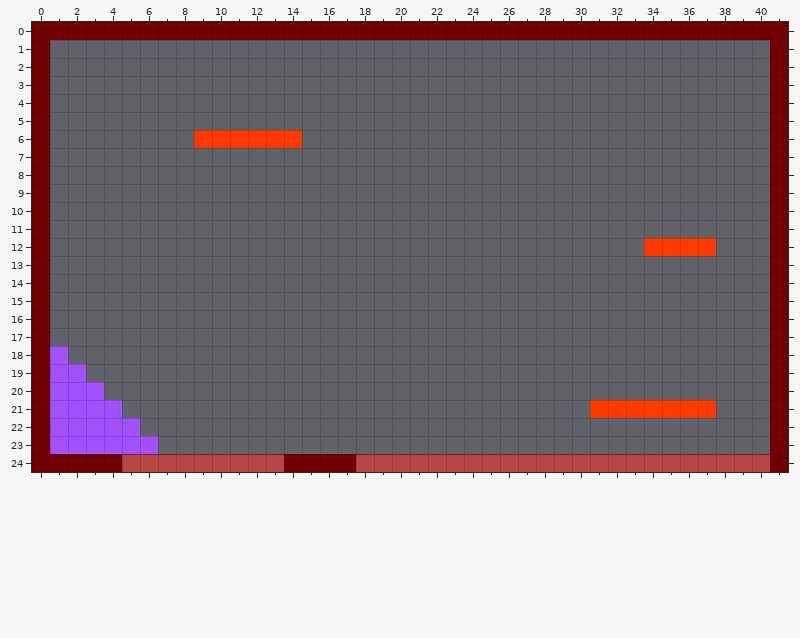
Two versions of a level (Tiled map, data/testmap.tmx). That is the earlier state.
Cells are 32x32 px. Shown: x 0..41, y 0..24. Tiles whose own drawing changed are shown in their newer look in all pictures.
And afterwards:
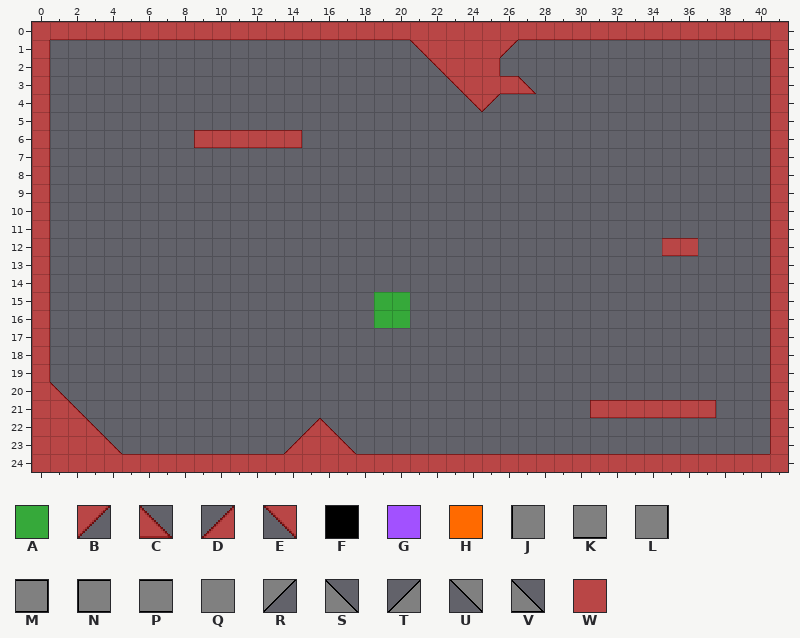
Key: from "Special tiles": A 1, B 4, C 5, D 6, E 7; from "Testset": F 0, G 1, H 3; from "Tiles": J 1, K 2, L 3, M 9, N 11, P 12, Q 15, R 16, S 17, T 18, U 19, V 25; from "special tiles": W 0.
_ is an empty cell.
See-through tiles are keyed as they look on the map.
The exact change:
{"where": "layer \"back\""}
{"y":0,"x":0,"old":"FFFFFFFFFFFFFFFFFFFFFFFFFFFFFFFFFFFFFFFFFF","new":"QKKKKKKKKKKKKKKKKKKKKQQQQQQKKKKKKKKKKKKKKQ"}
{"y":1,"x":0,"old":"F","new":"L"}
{"y":1,"x":21,"old":"______","new":"UQQQQR"}
{"y":1,"x":41,"old":"F","new":"J"}
{"y":2,"x":0,"old":"F","new":"L"}
{"y":2,"x":22,"old":"____","new":"UQQL"}
{"y":2,"x":41,"old":"F","new":"J"}
{"y":3,"x":0,"old":"F","new":"L"}
{"y":3,"x":23,"old":"_____","new":"UQQPV"}
{"y":3,"x":41,"old":"F","new":"J"}
{"y":4,"x":0,"old":"F","new":"L"}
{"y":4,"x":24,"old":"__","new":"UR"}
{"y":4,"x":41,"old":"F","new":"J"}
{"y":5,"x":0,"old":"F","new":"L"}
{"y":5,"x":41,"old":"F","new":"J"}
{"y":6,"x":0,"old":"F","new":"L"}
{"y":6,"x":9,"old":"HHHHHH","new":"NPPPPM"}
{"y":6,"x":41,"old":"F","new":"J"}
{"y":7,"x":0,"old":"F","new":"L"}
{"y":7,"x":41,"old":"F","new":"J"}
{"y":8,"x":0,"old":"F","new":"L"}
{"y":8,"x":41,"old":"F","new":"J"}
{"y":9,"x":0,"old":"F","new":"L"}
{"y":9,"x":41,"old":"F","new":"J"}
{"y":10,"x":0,"old":"F","new":"L"}
{"y":10,"x":41,"old":"F","new":"J"}
{"y":11,"x":0,"old":"F","new":"L"}
{"y":11,"x":41,"old":"F","new":"J"}
{"y":12,"x":0,"old":"F","new":"L"}
{"y":12,"x":34,"old":"HHHH","new":"_PP_"}
{"y":12,"x":41,"old":"F","new":"J"}
{"y":13,"x":0,"old":"F","new":"L"}
{"y":13,"x":41,"old":"F","new":"J"}
{"y":14,"x":0,"old":"F","new":"L"}
{"y":14,"x":41,"old":"F","new":"J"}
{"y":15,"x":0,"old":"F","new":"L"}
{"y":15,"x":41,"old":"F","new":"J"}
{"y":16,"x":0,"old":"F","new":"L"}
{"y":16,"x":41,"old":"F","new":"J"}
{"y":17,"x":0,"old":"F","new":"L"}
{"y":17,"x":41,"old":"F","new":"J"}
{"y":18,"x":0,"old":"F","new":"L"}
{"y":18,"x":41,"old":"F","new":"J"}
{"y":19,"x":0,"old":"F","new":"L"}
{"y":19,"x":41,"old":"F","new":"J"}
{"y":20,"x":0,"old":"F_","new":"QS"}
{"y":20,"x":41,"old":"F","new":"J"}
{"y":21,"x":0,"old":"F__","new":"QQS"}
{"y":21,"x":31,"old":"HHHHHHH","new":"NPPPPPM"}
{"y":21,"x":41,"old":"F","new":"J"}
{"y":22,"x":0,"old":"F___","new":"QQQS"}
{"y":22,"x":15,"old":"__","new":"TS"}
{"y":22,"x":41,"old":"F","new":"J"}
{"y":23,"x":0,"old":"F____","new":"QQQQS"}
{"y":23,"x":14,"old":"____","new":"TQQS"}
{"y":23,"x":41,"old":"F","new":"J"}
{"y":24,"x":0,"old":"FFFFF","new":"QQQQQ"}
{"y":24,"x":14,"old":"FFFF","new":"QQQQ"}
{"y":24,"x":41,"old":"F","new":"Q"}
{"where": "layer \"over\""}
{"y":18,"x":1,"old":"G","new":"_"}
{"y":19,"x":1,"old":"GG","new":"__"}
{"y":20,"x":1,"old":"GGG","new":"___"}
{"y":21,"x":1,"old":"GGGG","new":"____"}
{"y":22,"x":1,"old":"GGGGG","new":"_____"}
{"y":23,"x":1,"old":"GGGGGG","new":"______"}
{"where": "layer \"meta\""}
{"y":1,"x":21,"old":"______","new":"EWWWWB"}
{"y":2,"x":22,"old":"____","new":"EWWW"}
{"y":3,"x":23,"old":"_____","new":"EWWWC"}
{"y":4,"x":24,"old":"__","new":"EB"}
{"y":12,"x":34,"old":"W","new":"_"}
{"y":12,"x":37,"old":"W","new":"_"}
{"y":15,"x":19,"old":"__","new":"AA"}
{"y":16,"x":19,"old":"__","new":"AA"}
{"y":20,"x":1,"old":"_","new":"C"}
{"y":21,"x":1,"old":"__","new":"WC"}
{"y":22,"x":1,"old":"___","new":"WWC"}
{"y":22,"x":15,"old":"__","new":"DC"}
{"y":23,"x":1,"old":"____","new":"WWWC"}
{"y":23,"x":14,"old":"____","new":"DWWC"}
{"label":"changed","picture_box":[32,22,788,472]}
